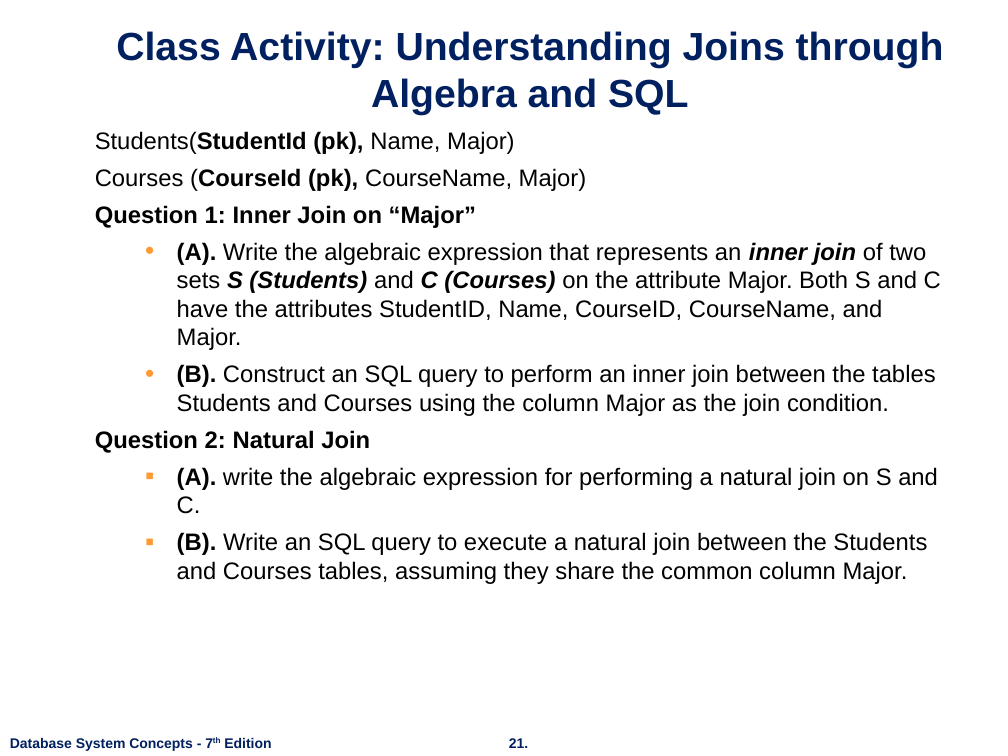
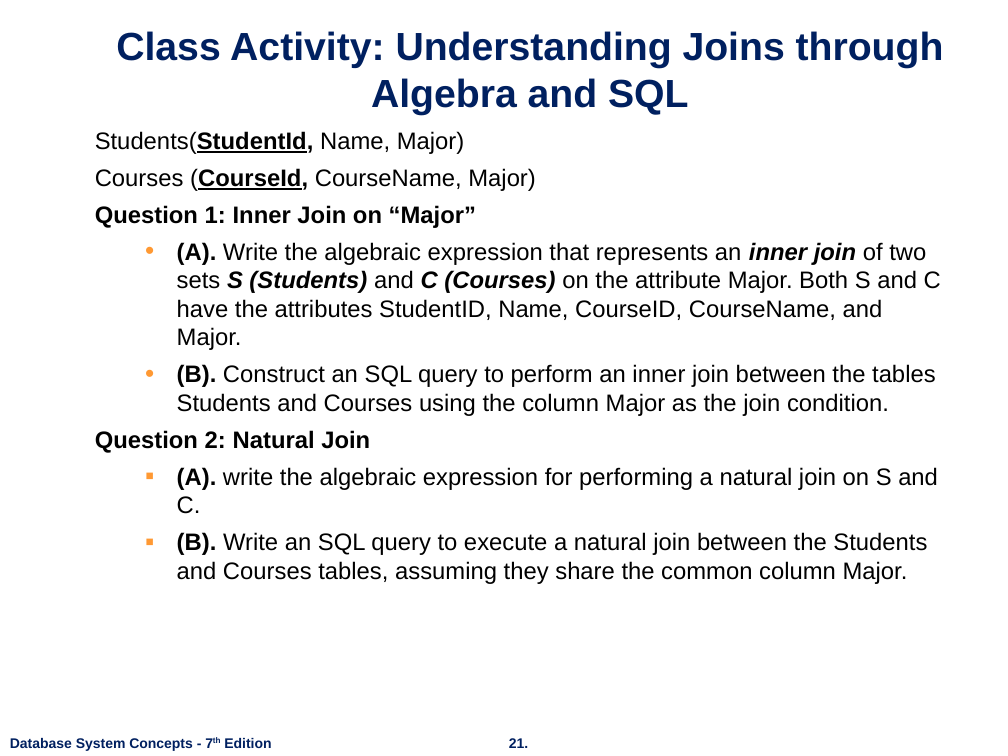
Before and after one commit to nashurgessa/DB-practices, a slide deck: slide 21 of Slides/L10-12 Intermediate SQL.pptx. Drawn at 1008x756 pixels with LibreOffice and Linux fonts; fonts in the diff are those of the drawing; background and template pictures are left out. Boxes give left, top, right and bottom in pixels: in the first picture for what was removed or moved away, otherwise in the second. Text is boxed around its words. In the diff, an @@ line names an element or a change of style, - is before the commit and + after.

```diff
--- a/Slides/L10-12 Intermediate SQL.pptx
+++ b/Slides/L10-12 Intermediate SQL.pptx
@@ text at box(95, 131, 535, 191): text changed @@
-Students(StudentId (pk), Name, Major)
-Courses (CourseId (pk), CourseName, Major)
+Students(StudentId, Name, Major)
+Courses (CourseId, CourseName, Major)
```
Also in this commit, not shown: 2 other files.
